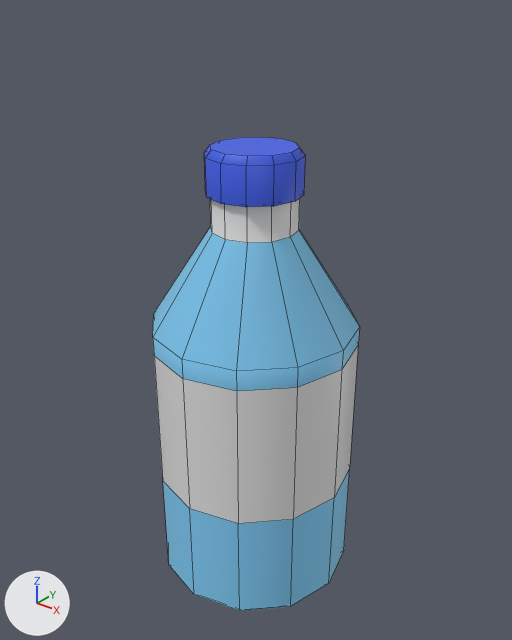
A saved change to the FBX model Assets/Models/water.fbx.
Camera for both pictures: a camera (50 mm lens) standing at (0.595, -0.741, 0.909) and looking at (-0.004, 0.008, 0.444). Arrows for +X, +Y and +Z are at lower left; the lights stay in place. Mesh edges are drawn as thin lines. Where no turn or scale is listed for an object, it has been applied to the vertices.
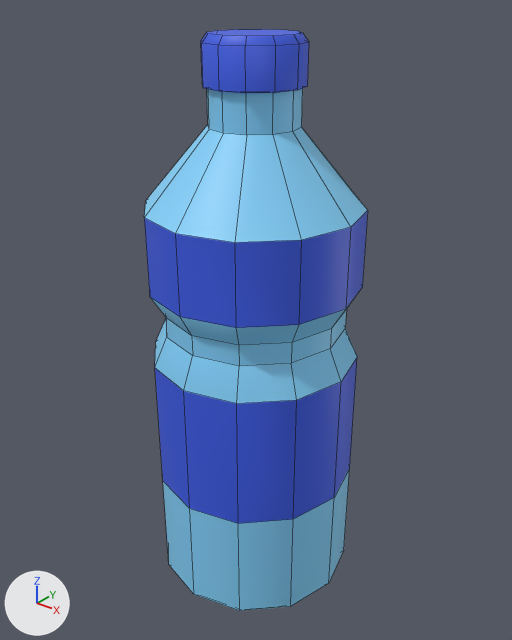
Pixel boxes (x1, y1, x2, y2) of what changed, in the pictures (512 x 640 px):
'Cylinder.001', reshaped (8% wider, 23% taller): before (153, 137, 360, 611); after (144, 29, 368, 611)
part 1 of me_cylinder_001, built on: before (204, 137, 305, 166); after (201, 29, 309, 135)
part 2 of me_cylinder_001, recoloured: before (204, 154, 306, 207); after (144, 125, 367, 243)
part 3 of me_cylinder_001, recoloured (white to blue): (155, 358, 357, 523) in both
part 4 of me_cylinder_001, recoloured: before (210, 198, 300, 243); after (150, 292, 359, 345)

The change in detail:
me_cylinder_001 is used by ob_cylinder_001; location (0.0, 0.0, 0.0).
me_cylinder_001 had 120 vertices, 110 faces and spanned x -0.155..0.155, y -0.155..0.155, z 0.006..0.705.
me_cylinder_001 now has 156 vertices, 146 faces and spans x -0.155..0.155, y -0.155..0.155, z 0.006..0.845.
Part 1, on me_cylinder_001:
12 faces are deleted.
12 vertices in x -0.06..0.06, y -0.06..0.06, z 0.705 move by (0.0, 0.0, 0.14).
12 vertices in x -0.155..0.155, y -0.155..0.155, z 0.419 move by (0.0, 0.0, -0.02).
60 vertices move from x -0.155..0.155, y -0.155..0.155, z 0.449..0.694 to x -0.155..0.155, y -0.155..0.155, z 0.445..0.731.
12 vertices are added at x -0.068..0.068, y -0.068..0.068, z 0.782.
12 new vertices lie (0.0, 0.0, 0.051) away from vertices in x -0.068..0.068, y -0.068..0.068, z 0.694.
12 new vertices lie (0.0, 0.0, 0.053) away from vertices in x -0.068..0.068, y -0.068..0.068, z 0.782.
12 new faces join them, mat_material_018 (blue #84d2fb).
36 new faces join them, mat_material_017 (blue #3d5ee7).
me_cylinder_001 part 2: 12 faces spanning x -0.155..0.155, y -0.155..0.155, z 0.624..0.731 switch from mat_material_017 (blue #3d5ee7) to mat_material_018 (blue #84d2fb).
me_cylinder_001 part 3: 7 faces spanning x -0.155..0.155, y -0.155..0.077, z 0.195..0.399 switch from mat_material (white #e7e7e7) to mat_material_017 (blue #3d5ee7).
me_cylinder_001 part 4: 12 faces spanning x -0.155..0.155, y -0.155..0.155, z 0.476..0.511 switch from mat_material (white #e7e7e7) to mat_material_018 (blue #84d2fb).
